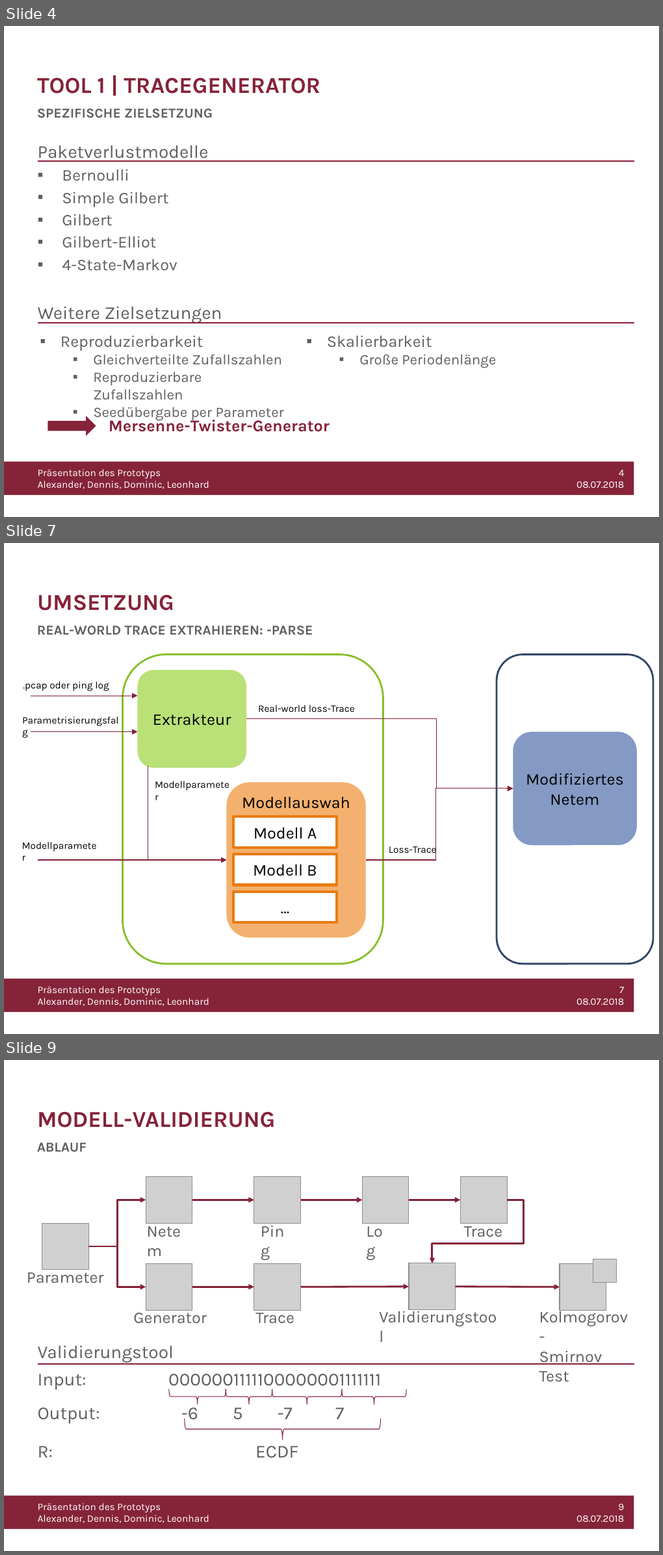
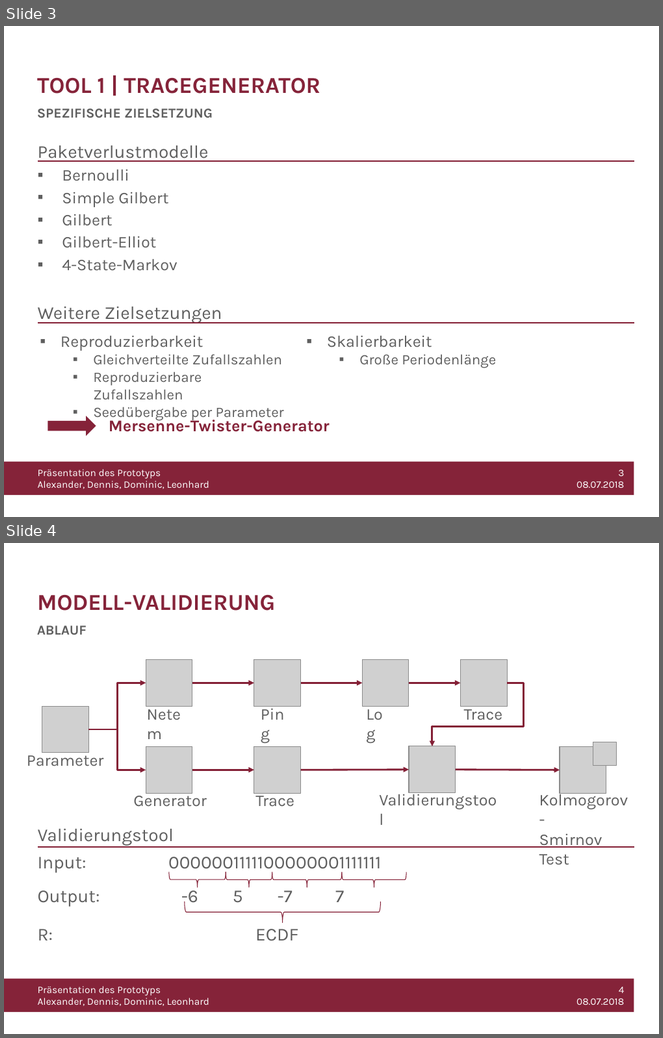
Before and after one commit to WiLEProjekt/Prototyp, a slide deck: Prototyp_Präsentation.pptx. Shown one above the other, each under a label of ours: slides 4, 7 and 9 before the commit, slides 3 and 4 after it; the slides between them are not shown. The pictures are 663x1555 and 663x1038 pixels, drawn with LibreOffice and Linux fonts; fonts in the diff are those of the drawing; grey boxes stand for pictures; background and template pictures are left out. Boxes give left, top, right and bottom in pixels: in the first picture for what was removed or moved away, otherwise in the second. Text is boxed around its words. In the diff, an @@ line names an element or a change of style, - is before the commit and + after.

```diff
--- a/Prototyp_Präsentation.pptx
+++ b/Prototyp_Präsentation.pptx
@@ slide 7 removed at (x1=4, y1=543, x2=659, y2=1034), background #FFFFFF; not listed: 3 template elements that a slide beside it also shows @@
@@ title removed at (x1=37, y1=595, x2=174, y2=611) @@
-UMSETZUNG
@@ text removed at (x1=37, y1=626, x2=313, y2=635) @@
-REAL-WORLD TRACE EXTRAHIEREN: -PARSE
@@ rounded rectangle removed at (x1=122, y1=654, x2=384, y2=964) @@
@@ rounded rectangle removed at (x1=497, y1=654, x2=653, y2=964) @@
@@ rounded rectangle removed at (x1=138, y1=670, x2=246, y2=769) @@
-Extrakteur
@@ text removed at (x1=23, y1=681, x2=109, y2=691) @@
-.pcap oder ping log
@@ arrow removed from (31, 696) to (138, 696) @@
@@ text removed at (x1=16, y1=711, x2=128, y2=730) @@
-Parametrisierungsfalg
@@ text removed at (x1=258, y1=705, x2=355, y2=712) @@
-Real-world loss-Trace
@@ arrow removed from (31, 731) to (138, 731) @@
@@ elbow arrow removed from (246, 719) to (513, 789) @@
@@ rounded rectangle removed at (x1=513, y1=731, x2=637, y2=845) @@
-Modifiziertes Netem
@@ elbow arrow removed from (148, 767) to (227, 860) @@
@@ text removed at (x1=148, y1=775, x2=239, y2=794) @@
-Modellparameter
@@ rounded rectangle removed at (x1=227, y1=783, x2=366, y2=938) @@
-Modellauswahl
@@ elbow arrow removed from (365, 860) to (513, 789) @@
@@ rectangle removed at (x1=233, y1=817, x2=336, y2=848) @@
-Modell A
@@ text removed at (x1=16, y1=836, x2=106, y2=855) @@
-Modellparameter
@@ rectangle removed at (x1=233, y1=854, x2=336, y2=885) @@
-Modell B
@@ text removed at (x1=389, y1=845, x2=437, y2=856) @@
-Loss-Trace
@@ arrow removed from (37, 860) to (227, 860) @@
@@ rectangle removed at (x1=233, y1=891, x2=336, y2=923) @@
-...
@@ what was slide 4 is now slide 3 @@
@@ text at (x1=577, y1=470, x2=624, y2=488): text changed @@
-4
-08.07.2018
+3
+08.07.2018
@@ what was slide 9 is now slide 4 @@
@@ text at (x1=577, y1=987, x2=625, y2=1005): text changed @@
-9
-08.07.2018
+4
+08.07.2018
```
Also in this commit, not shown: 4 slides changed, 8 slides added, 7 other slides removed, 1 other file.
